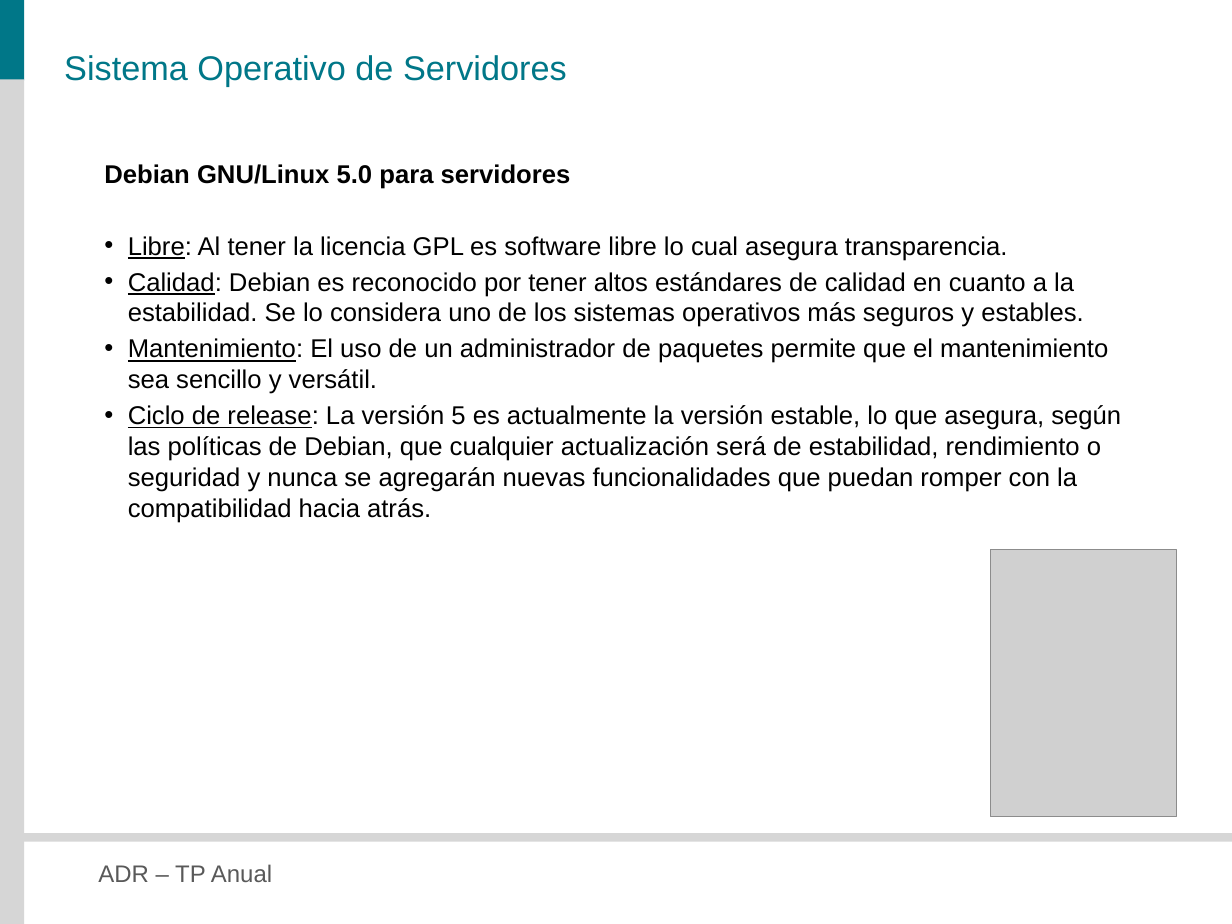
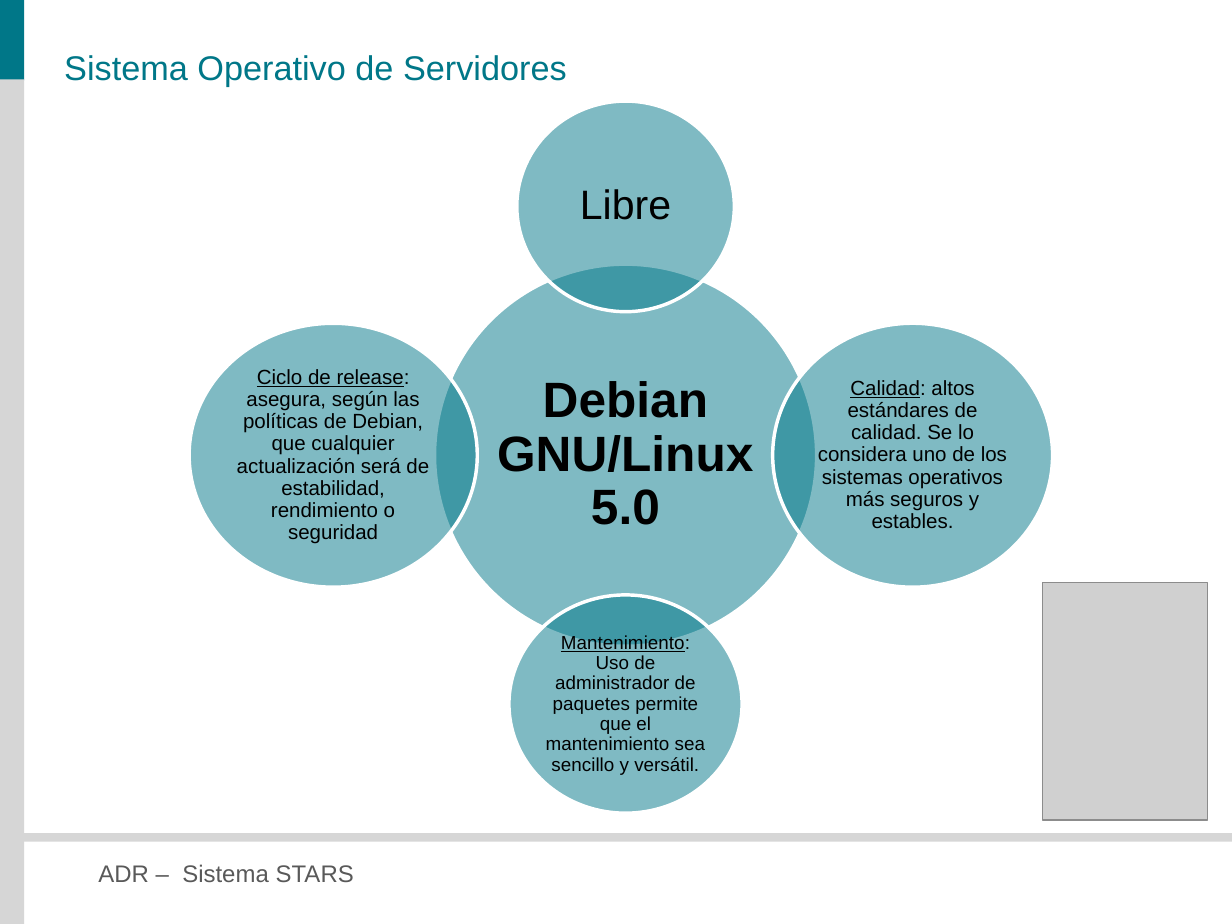
Before and after one commit to veritoreinoso/adr-2010, a slide deck: slide 11 of Presentacion.pptx. Drawn at 1232x924 pixels with LibreOffice and Linux fonts; fonts in the diff are those of the drawing; grey boxes stand for pictures. Boxes give left, top, right and bottom in pixels: in the first picture for what was removed or moved away, otherwise in the second. Text is boxed around its words. In the diff, an @@ line names an element or a change of style, - is before the commit and + after.

```diff
--- a/Presentacion.pptx
+++ b/Presentacion.pptx
@@ text removed at (104,164,1121,523) @@
-Debian GNU/Linux 5.0 para servidores
-• Libre: Al tener la licencia GPL es software libre lo cual asegura transparencia.
-• Calidad: Debian es reconocido por tener altos estándares de calidad en cuanto a la estabilidad. Se lo considera uno de los sistemas operativos más seguros y estables.
-• Mantenimiento: El uso de un administrador de paquetes permite que el mantenimiento sea sencillo y versátil.
-• Ciclo de release: La versión 5 es actualmente la versión estable, lo que asegura, según las políticas de Debian, que cualquier actualización será de estabilidad, rendimiento o seguridad y nunca se agregarán nuevas funcionalidades que puedan romper con la compatibilidad hacia atrás.
@@ group added at (190,101,1052,813): 5 ellipses, 5 texts @@
+Debian GNU/Linux 5.0
+Libre
+Calidad: altos estándares de calidad. Se lo considera uno de los sistemas operativos más seguros y estables.
+Mantenimiento: Uso de administrador de paquetes permite que el mantenimiento sea sencillo y versátil.
+Ciclo de release: asegura, según las políticas de Debian, que cualquier actualización será de estabilidad, rendimiento o seguridad
@@ picture: place and size @@
-picture at (991,549,1177,817)
+picture at (1042,583,1207,821)
@@ text at (98,864,354,882): text changed @@
-ADR – TP Anual
+ADR – Sistema STARS
```
Also in this commit, not shown: 31 other slides changed, 1 slide added, 1 slide removed.
